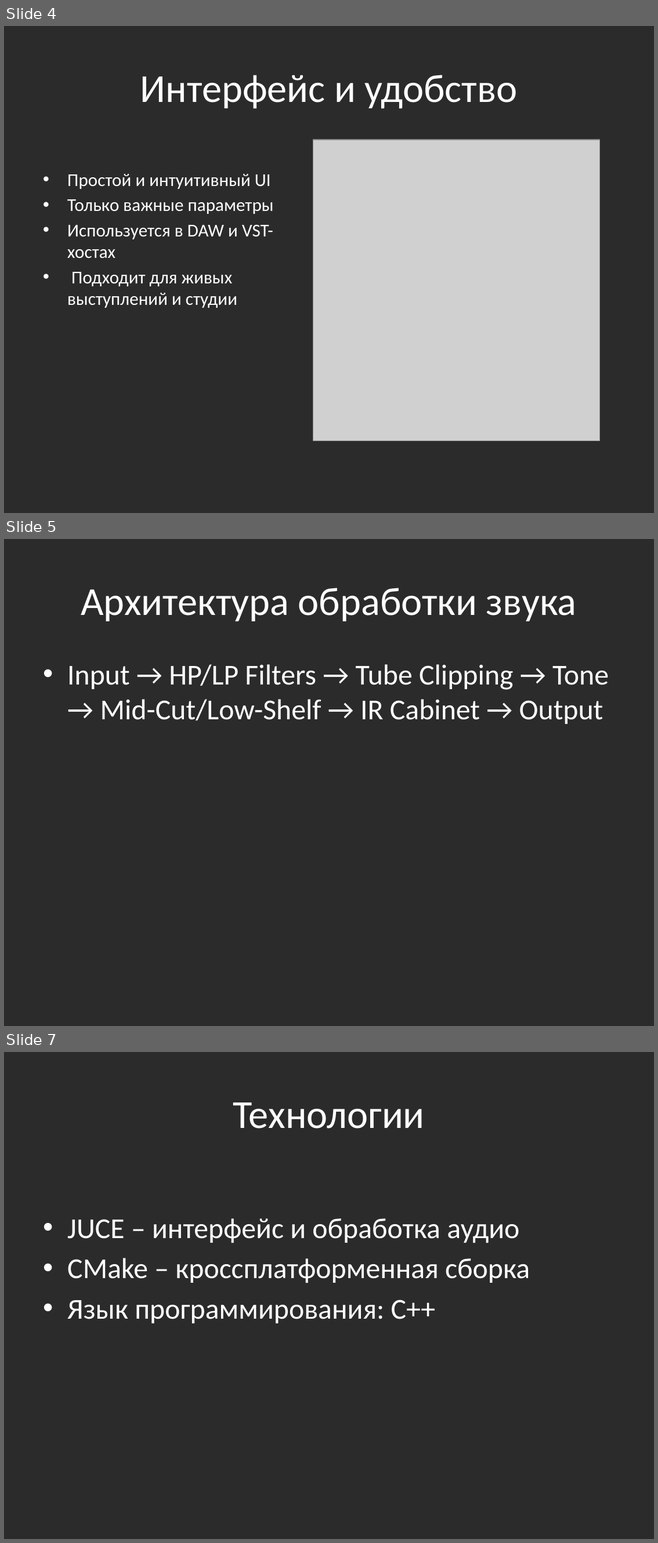
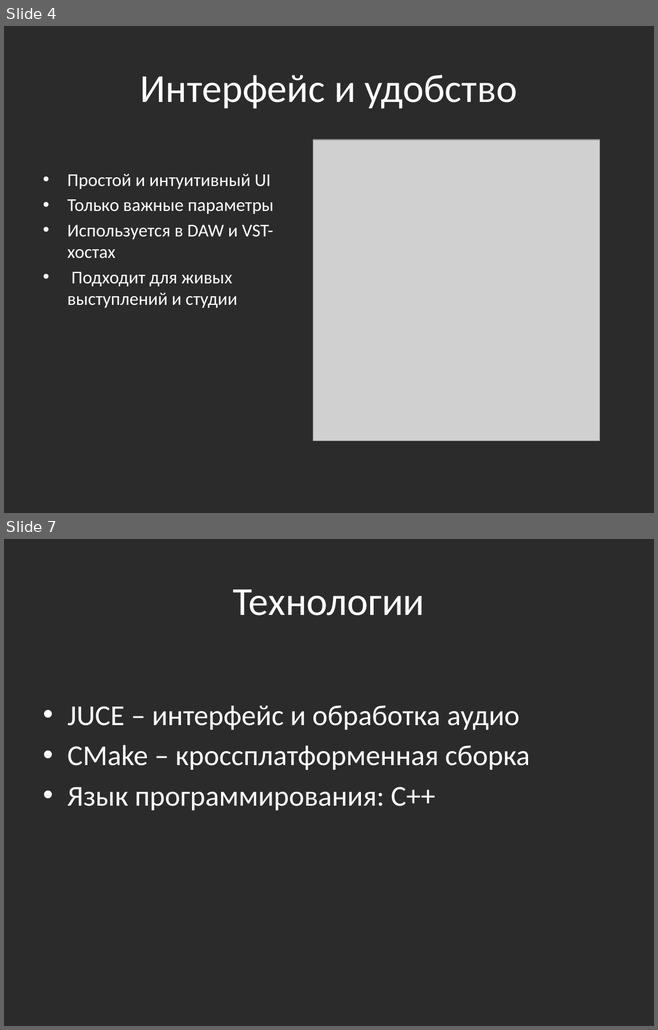
Before and after one commit to KeHT-B-baGazhHNke/JuceAudioPluginTemplate-main, a slide deck: Guitar_Amp_Emulation.pptx. Shown one above the other, each under a label of ours: slides 4, 5 and 7 before the commit, slides 4 and 7 after it; the slides between them are not shown. The pictures are 658x1543 and 658x1030 pixels, drawn with LibreOffice and Linux fonts; fonts in the diff are those of the drawing; grey boxes stand for pictures; background and template pictures are left out; a plain dark background stands for a picture behind light text. Boxes give left, top, right and bottom in pixels: in the first picture for what was removed or moved away, otherwise in the second. Text is boxed around its words. In the diff, an @@ line names an element or a change of style, - is before the commit and + after.

```diff
--- a/Guitar_Amp_Emulation.pptx
+++ b/Guitar_Amp_Emulation.pptx
@@ slide 5 removed at (4,539,654,1026), background picture (left out) @@
@@ title removed at (81,588,576,621) @@
-Архитектура обработки звука
@@ text removed at (67,664,608,724) @@
-• Input → HP/LP Filters → Tube Clipping → Tone → Mid-Cut/Low-Shelf → IR Cabinet → Output
```
Also in this commit, not shown: 3 slides changed, 1 slide added.
